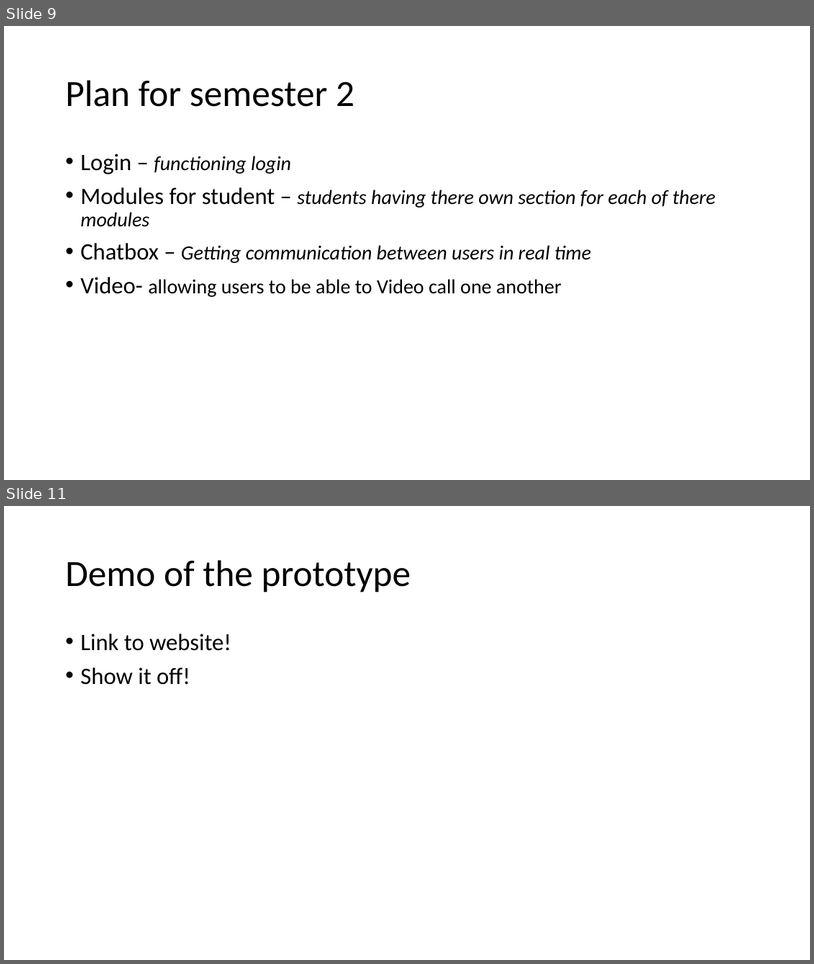
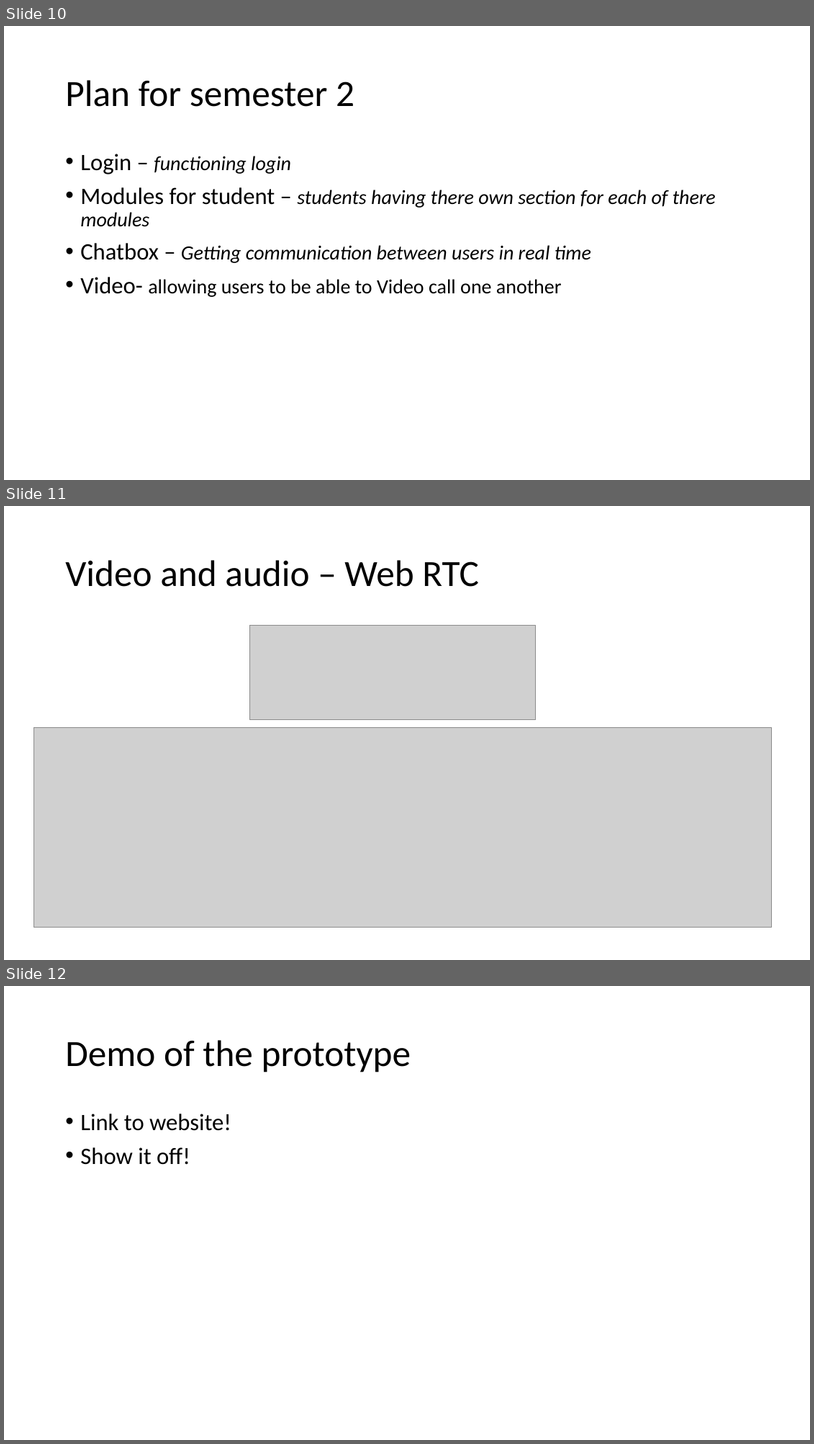
Before and after one commit to GallagherStephen/4thYearProject-Dissertation, a slide deck: Presentation/4th Year Presentation.pptx. Shown one above the other, each under a label of ours: slides 9 and 11 before the commit, slides 10, 11 and 12 after it; the slides between them are not shown. The pictures are 814x964 and 814x1444 pixels, drawn with LibreOffice and Linux fonts; fonts in the diff are those of the drawing; grey boxes stand for pictures. Boxes give left, top, right and bottom in pixels: in the first picture for what was removed or moved away, otherwise in the second. Text is boxed around its words. In the diff, an @@ line names an element or a change of style, - is before the commit and + after.

Commit message:
added web rtc part to slideshow

```diff
--- a/Presentation/4th Year Presentation.pptx
+++ b/Presentation/4th Year Presentation.pptx
@@ slide 11 added at box(4, 506, 810, 960), background #FFFFFF @@
@@ title added at box(65, 560, 479, 587), 44 pt, text #000000 @@
+Video and audio – Web RTC
@@ picture added at box(250, 626, 536, 720) @@
@@ picture added at box(34, 727, 772, 927) @@
@@ what was slide 9 is now slide 10 @@
@@ what was slide 11 is now slide 12 @@
```
